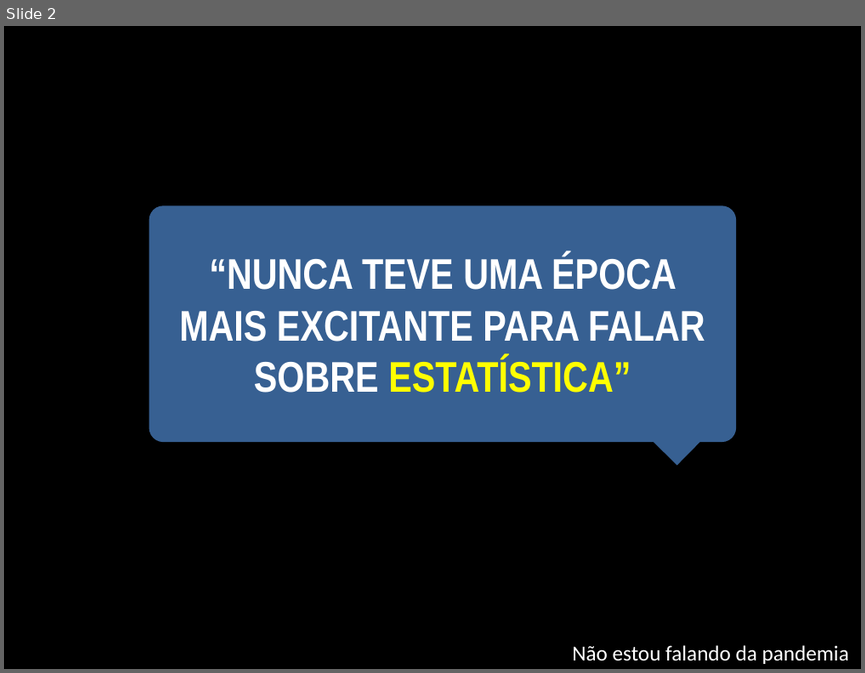
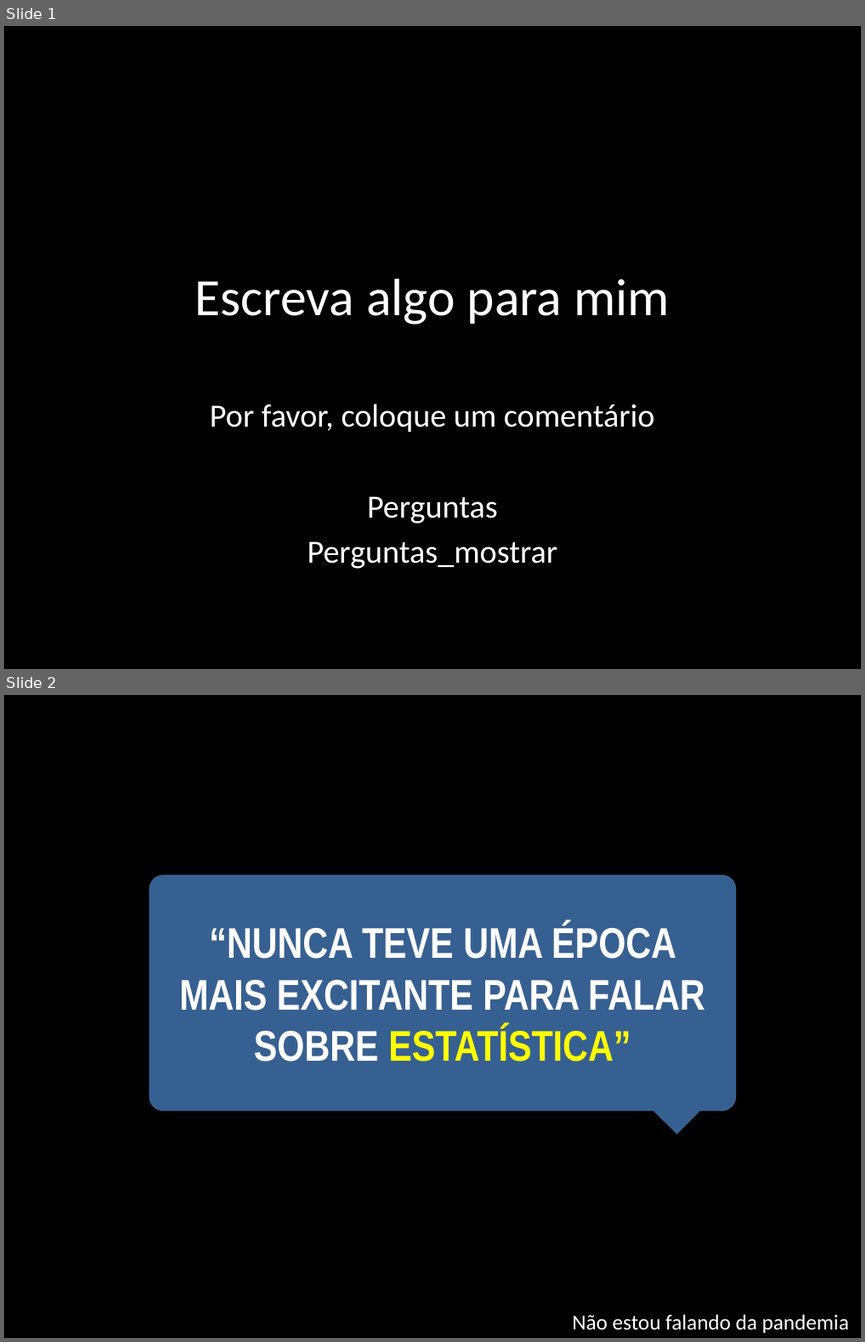
Before and after one commit to DATAUNIRIO/ap, a slide deck: DMQtalks/my_talk.pptx. Shown one above the other, each under a label of ours: slide 2 before the commit, slides 1 and 2 after it. The pictures are 865x673 and 865x1342 pixels, drawn with LibreOffice and Linux fonts; fonts in the diff are those of the drawing. Boxes give left, top, right and bottom in pixels: in the first picture for what was removed or moved away, otherwise in the second. Text is boxed around its words. In the diff, an @@ line names an element or a change of style, - is before the commit and + after.

```diff
--- a/DMQtalks/my_talk.pptx
+++ b/DMQtalks/my_talk.pptx
@@ slide 1 added at bbox=[4, 26, 861, 669], background #000000 @@
@@ title added at bbox=[195, 278, 669, 324], 44 pt, text #FFFFFF @@
+Escreva algo para mim
@@ subtitle added at bbox=[210, 403, 655, 568], 27.2 pt, text #FFFFFF @@
+Por favor, coloque um comentário
+Perguntas
+Perguntas_mostrar
```
Also in this commit, not shown: 3 slides changed, 4 other slides added, 2 slides removed, 2 other files.
